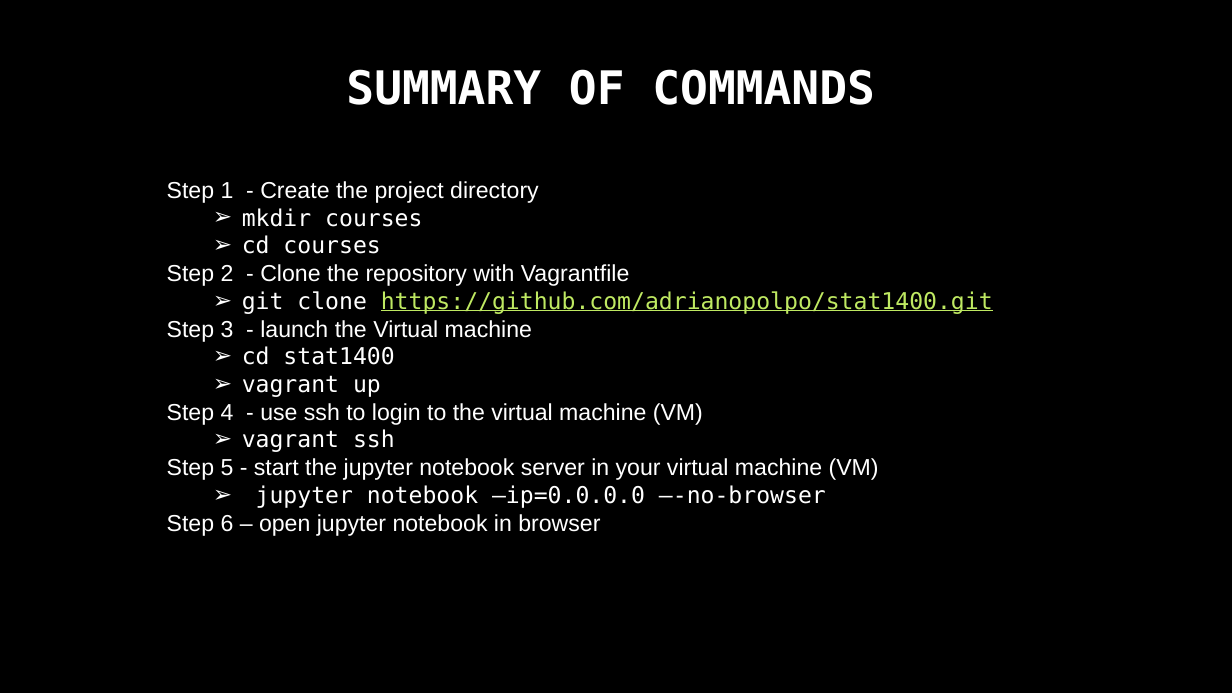
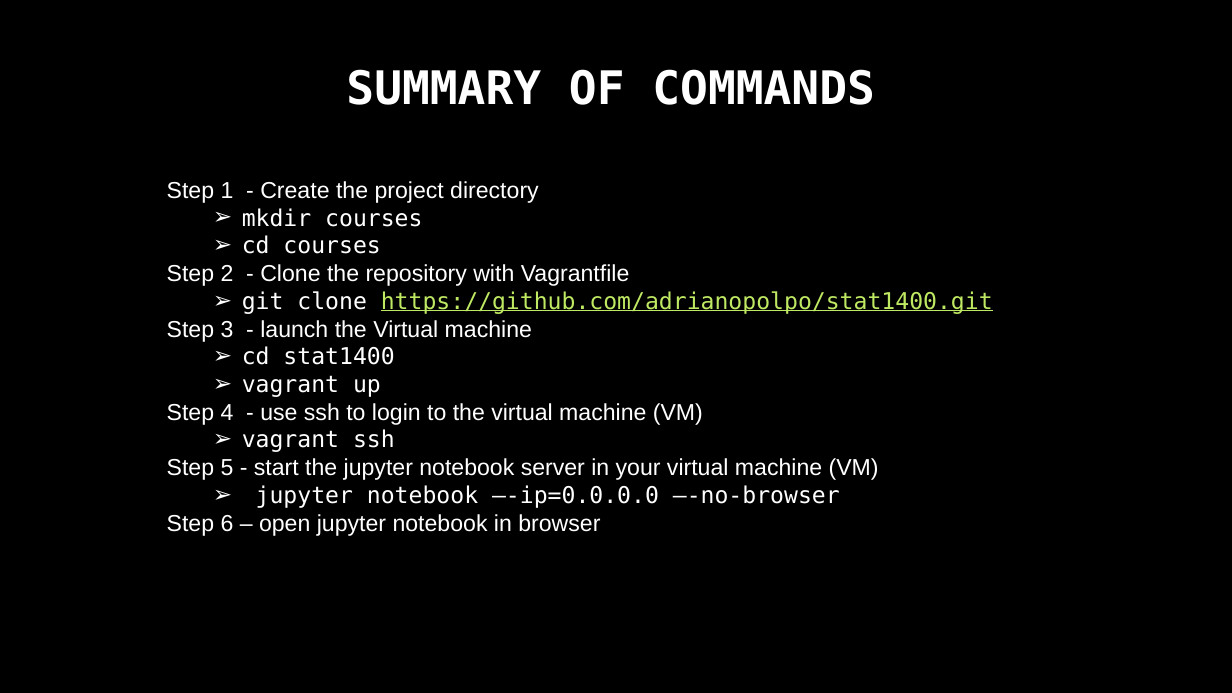
Before and after one commit to adrianopolpo/stat1400, a slide deck: slide 13 of VM_instructions.pptx (slide 12 before the commit). Drawn at 1232x693 pixels with LibreOffice and Linux fonts; fonts in the diff are those of the drawing; background and template pictures are left out. Boxes give left, top, right and bottom in pixels: in the first picture for what was removed or moved away, otherwise in the second. Text is boxed around its words. In the diff, an @@ line names an element or a change of style, - is before the commit and + after.

```diff
--- a/VM_instructions.pptx
+++ b/VM_instructions.pptx
@@ text at box(256, 485, 840, 508): text changed @@
-  ➢ jupyter notebook –ip=0.0.0.0 –-no-browser
+  ➢ jupyter notebook –-ip=0.0.0.0 –-no-browser
```
Also in this commit, not shown: 2 other slides changed, 1 slide added.
